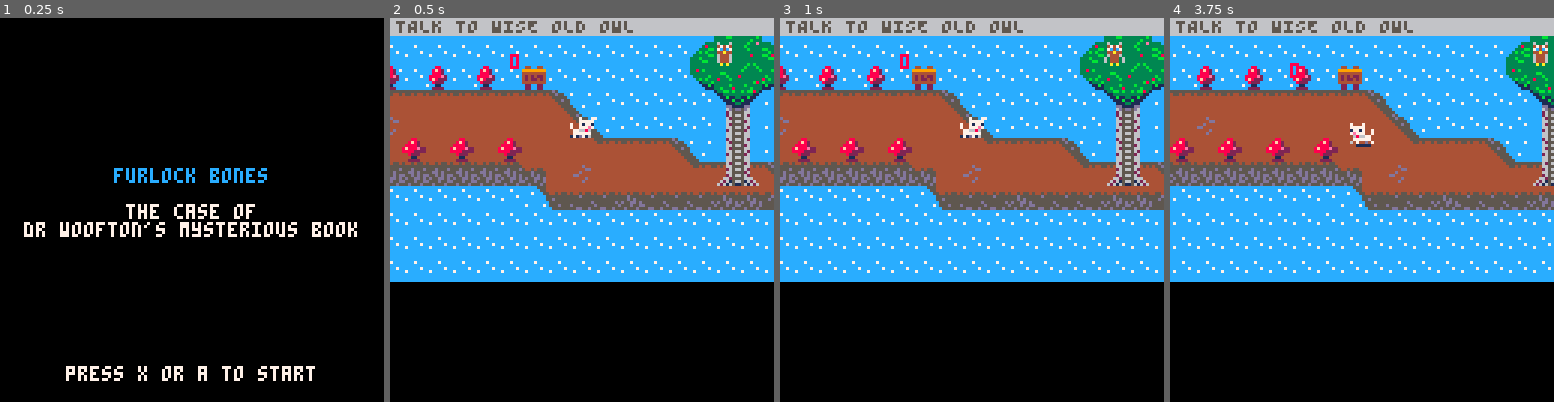
Above: before the commit, frames 1-4 (left to right).
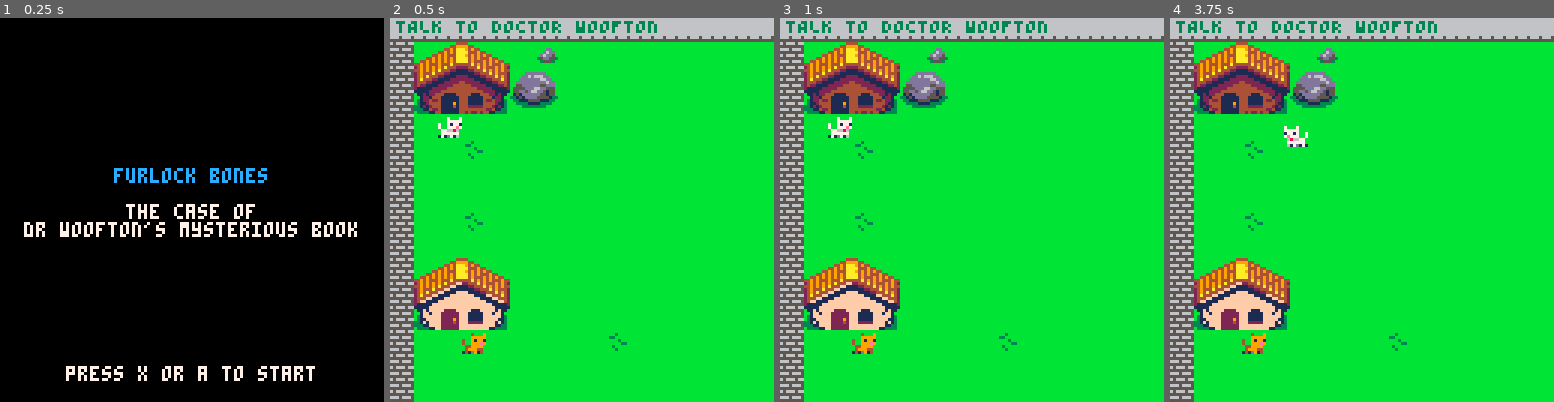
Above: after the commit, the same moments.

Repository: Mackeriah/FurlockBones-game
Game: PICO-8 cartridge furlock bones.p8
The game is run twice, just before and just after one commit, with the same random seed, the same clock (stepped at 60 frames per second) and the same inputs.
Inputs:
- Up to frame 1 (0.25 s): no input
- Up to frame 2 (0.5 s): tap X (X key) at 0.33 s
- Up to frame 3 (1 s): tap O (Z key) at 0.7 s
- Up to frame 4 (3.75 s): tap X (X key) at 1.07, 1.85, 2.97 s; hold Right 1.6-2.1 s; tap O (Z key) every 0.4 s from 1.7 to 3.7 s; hold Up 2.15-2.42 s; hold Right 2.47-3.03 s; hold Left 3.08-3.58 s; hold Down from 3.63 s (still down)

Frame 1 is identical in both runs. In frame 2, 95% of the frame differs, in the area x 0-100%, y 0-100%; in frame 3, 95%; in frame 4, 96%.

Commit message:
just need to end game loop
when player takes pages to woofton

Diff:
--- a/furlock bones.p8
+++ b/furlock bones.p8
@@ -32,8 +32,8 @@
 	init_objective()
 	lost_animals()
 	shakeAmount = 0
-	objective.current = "TALK TO WISE OLD OWL"	-- TESTING ONLY
-	owlBookState = "going upstairs"
+	--objective.current = "TALK TO WISE OLD OWL"	-- TESTING ONLY
+	--owlBookState = "going upstairs"
 	leaves = {} -- used to store leaves, obvs
 	pages = {}
 	leafCount = 0
@@ -50,7 +50,6 @@
 	if activeGame == true  then
 		animate_player()
 		animate_owl()
-		wordgame_display_on_button_press()
 		if wordgame.displayed == false then -- stop player moving if wordgame displayed
 			move_player() -- MUST be before camera_follow_player
 			camera_follow_player() -- MUST be after move_player
@@ -65,6 +64,7 @@
 			foreach(leaves, leaf_physics)
 			foreach(pages, page_physics)
 		end
+		if wordgame.pagesCollected == true then	wordgame_display_on_button_press() end
 	else -- if on menu then start game
 		if (btnp(❎)) or (btnp(🅾️)) then activeGame = true end
 	end
@@ -74,8 +74,8 @@
 	cls()
 	if activeGame == false then draw_menu() else draw_game() end
 	-- player.x-20,player.y-20,8
-	--print(conversation_state,player.x-20,player.y-20,8)
-	print(player.pagesPickup,player.x-20,player.y-20,8)
+	--print(wordgame.pagesCollected,player.x-20,player.y-20,8)
+
 end
 
 function draw_menu()
@@ -136,7 +136,7 @@
 
 function draw_objective() -- draws current objective at top of screen (31 char limit)
 	rectfill(camera_x, camera_y, camera_x+127, camera_y+5, 6) -- heading
-	print(objective.current, camera_x+2, camera_y, 5)
+	print(objective.current, camera_x+2, camera_y, 3)
 end
 
 
@@ -159,7 +159,9 @@
 end
 
 function conversation_system()
-	if (btnp(🅾️)) then	conversation_state = "none"	end -- reset conversation if wordgame shown (#hackyfix)
+	if wordgame.displayed == true then
+		if (btnp(🅾️)) then	conversation_state = "none"	end -- reset conversation if wordgame shown (#hackyfix)
+	end
 
 	if conversation_state == "ready" then
 
@@ -236,25 +238,34 @@
 				end
 
 			elseif conversation_state == "owllibrary4" then
-				showDoor = false
 				new_conversation({"oooh...sorry but the","pages got a bit ripped","by my claws."})
 				if (btnp(❎)) then
 					conversation_state = "owllibrary5"
 				end
 
 			elseif conversation_state == "owllibrary5" then
-				showDoor = false
-				new_conversation({"you'll need to put","them back together,","but woofton won't mind."})
+				new_conversation({"the animal facts","are all mixed up now"})
 				if (btnp(❎)) then
 					conversation_state = "owllibrary6"
 				end
 
 			elseif conversation_state == "owllibrary6" then
-				showDoor = false
+				new_conversation({"you'll need to match","the answers","with the questions."})
+				if (btnp(❎)) then
+					conversation_state = "owllibrary7"
+				end
+
+			elseif conversation_state == "owllibrary7" then
+				new_conversation({"look at them","in your inventory","(z or b)"})
+				if (btnp(❎)) then
+					conversation_state = "owllibrary8"
+				end
+
+			elseif conversation_state == "owllibrary8" then
 				new_conversation({"i'll throw the pages down.","catch!"})
 				if (btnp(❎)) then
+					owl_drops_pages()
 					conversation_state = "none"
-					owl_drops_pages()
 				end
 
 			elseif conversation_state == "owl_grumpy_1" then
@@ -383,7 +394,7 @@
 		"foxes love to eat",
 		"fox babies are called",
 		"foxes are covered in",
-		"foxes love to wear shoes",})
+		"foxes something something",})
 
 	lostAnimal = animal.list[animal.active]
 	if wordgame.state == "chosenQuestion" then
@@ -401,7 +412,7 @@
 				wordgame_store_answers({"biscuits", "jam", "scales","snot","fur"})
 				wordgame.correct_answer = 5
 			elseif wordgame.selectedQuestion == 5 then
-				wordgame_store_answers({"false", "true", "false", "false", "false"})
+				wordgame_store_answers({"um", "maybe", "probably", "yes..?", "possibly"})
 				wordgame.correct_answer = 2
 			end
 		elseif lostAnimal == "red panda" then
@@ -431,10 +442,14 @@
 
 function wordgame_draw_questions()
 	rectfill(0, 0, 127, 127, 7) -- background colour
-	print_centered("help furlock answer", 6, 3)
+	print_centered("help furlock match", 6, 3)
 	print_centered("the animal facts", 12, 3)
 	print_centered("UP,DOWN AND X TO SELECT", 120, 13)
-	if wordgame.completed == true then print_centered("YOU DID IT!!!", 100, 8) end
+	if wordgame.completed == true then
+		print_centered("you did it!!!", 100, 8)
+		print_centered("z or b to exit", 106, 8)
+		objective.current = "TAKE THE PAGES TO WOOFTON"
+	end
 
 	-- let user pick a question and mark as answered
 	if (btnp(❎)) then
@@ -620,7 +635,7 @@
 --player functions
 function create_player()
 	player={}  --create empty table -- this means we're creating the player as an object!
-	player.x = 432 -- 16 = house, 432 = owl (map location x8 for exact pixel location)
+	player.x = 16 -- 16 = house, 432 = owl (map location x8 for exact pixel location)
 	player.y = 32
 	player.direction = 1
 	player.velocity_x = 0
@@ -1023,7 +1038,7 @@
 		print("aha, here's the book.", owl.x-60, owl.y+60, owl.speechColour)
 	end
 	if itemsBroken == 7 then
-		print("i'm heading upstairs furlock!", owl.x-60, owl.y+60, owl.speechColour)
+		print("i'm heading upstairs furlock!", owl.x-65, owl.y+60, owl.speechColour)
 	end
 	if itemsBroken == 8 then
 		stepTimeStart = 0
@@ -1191,37 +1206,34 @@
 	end
 
     -- gravity
-	if page.y <= 50 then
-    	page.accely += (rnd(.005))
+	if page.y <= 40 then
+    	page.accely += (rnd(.01))
+	else
+		objective.current = "PICK UP THE TORN PAGES"
 	end
 
     -- apply horizontal movement unless on ground
     if page.accely != 0 then
-		page.accelx += (rnd(0.01) - 0.0055)
+		page.accelx += (rnd(0.01) - 0.009)
     end
 
 	-- player collision
-	if flr(page.x) == flr(player.x) then
-		player.pagesPickup += 1
-		del(pages,page)
+	if objective.current == "PICK UP THE TORN PAGES" then
+		if flr(page.x) == flr(player.x) then
+			wordgame.pagesCollected = true
+			objective.current = "PRESS Z OR B TO VIEW PAGES"
+			del(pages,page)
+		end
 	end
 end
 
 function draw_page(page)
-    -- draws one leaf from table leaves
-	-- local randomJesus = flr(rnd(2)) +1
-	-- if randomJesus == 1 then
-	-- 	flipPage = true
-	-- else
-	-- 	flipPage = false
-	-- end
     spr(page.sprite, page.x, page.y,1,1,false,false)
-
 end
 
 function owl_drops_pages()
 	if pageCount < 5 then
-		for i=1, 5 do
+		for i=1, 1 do
 			make_page(owl.x,owl.y)
 		end
 	end
@@ -1365,13 +1377,13 @@
 00000000077777700777777070d0070670d07060064446000644460063444360064446004444bbbbbbbbccccbbbbcccc4444444455cccccccccccc7ccccccccc
 00000000171d7160171d1716011111000111110006a4a60000a0a00000a0a00000a0a0004b44b4bbbbbcccccbbbbbccc44444444555ccccccccccccccccccccc
 bbbbbbbbbbbbbbbbbbbbb9bbc44cc44cb44bb44bbbb33bbb000000000000000000000000bbbb4444444444444444444455d5cccc44444444bbbbbbbbccccc555
-bbbbbbbbbbbbbbbbbbbb9bbb9999999999999999bb31b3bb000400090000000000000000bbb444444444d44444444444455d55cc44444444bbbbbbbbcccccc55
-bbbbddbbbb224444444944bb4444444444444444b33b331b00099999000b000000067670bb44444444444d44444444444455555c544545545bb5b55bccc7ccc5
-bbbd6ddbb22229949994944b4224242442242424b13aa33b4009199100b3b00000777770bbb444444dd444444444444444455d55555d5555555d5555cccccccc
-bbd6dd5bb21222244244224b424224244242242433b5ab33400999e9000b000006676760b4444444444d44444444444444445555555d5d55555d5d55cccccccc
-b35dd553b22124442444441b4444444444444444313bb311044999900000000007777700bb4b444444444dd444444444444445555d55dd5d5d55dd5dcccccccc
-bb35553bb12242122221223bc22cc22cb22bb22b13bb1b31049994400000000000676000bbbb44444444d4444444444444444455d555d55dd555d55dc7ccccc7
-bbbbbbbb3311111111111133c22cc22c322332233113b331141d91400000000000000000bbb444444444444444444444444444455d5555d55d5555d5cccccccc
+bbbbbbbbbbbbbbbbbbbb9bbb9999999999999999bb31b3bb000400090000000000011111bbb444444444d44444444444455d55cc44444444bbbbbbbbcccccc55
+bbbbddbbbb224444444944bb4444444444444444b33b331b00099999000b000000167671bb44444444444d44444444444455555c544545545bb5b55bccc7ccc5
+bbbd6ddbb22229949994944b4224242442242424b13aa33b4009199100b3b00001777771bbb444444dd444444444444444455d55555d5555555d5555cccccccc
+bbd6dd5bb21222244244224b424224244242242433b5ab33400999e9000b000016676761b4444444444d44444444444444445555555d5d55555d5d55cccccccc
+b35dd553b22124442444441b4444444444444444313bb311044999900000000017777770bb4b444444444dd444444444444445555d55dd5d5d55dd5dcccccccc
+bb35553bb12242122221223bc22cc22cb22bb22b13bb1b31049994400000000017676700bbbb44444444d4444444444444444455d555d55dd555d55dc7ccccc7
+bbbbbbbb3311111111111133c22cc22c322332233113b331141d91400000000011111000bbb444444444444444444444444444455d5555d55d5555d5cccccccc
 0000000044488444ccc88ccc65666566777777771b333111bbbbb333333bbbbb0000000044444444444444444444444454454554444444444444444444444444
 05555500448f8244cc8f82c7555555557666666511b3bb11bbbb33333333bbbb00000000444444444444d4444444444455555555444444444444444444444444
 0dd5550048888244cc8882cc666566657666666531333313bbb3a3baab333bbb000000004444444444444dd454454554555d555d544545545445455445545445
